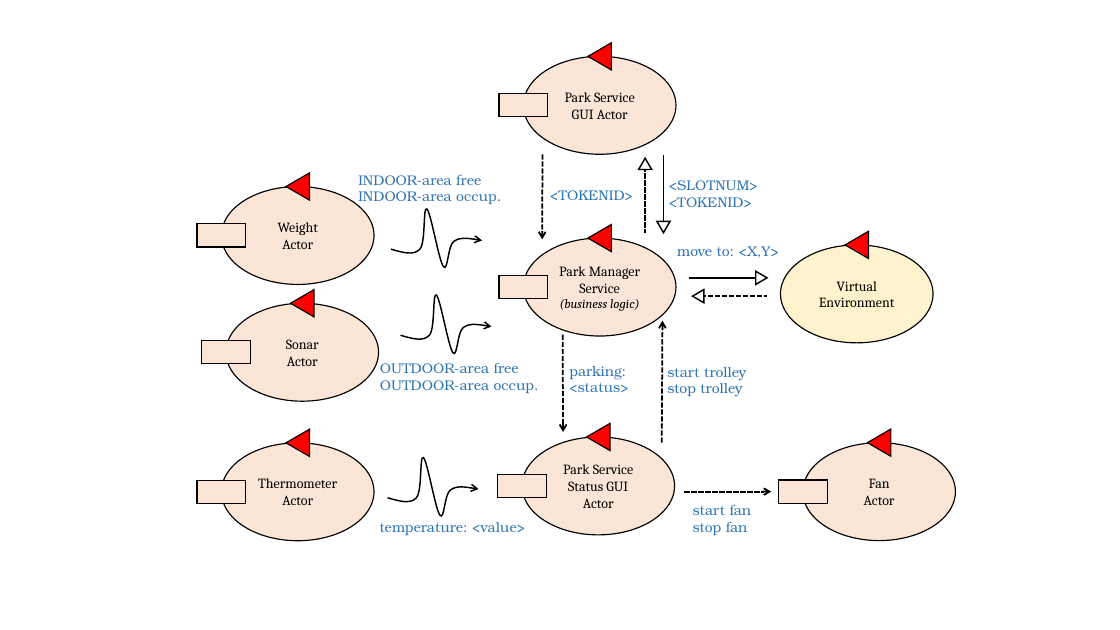
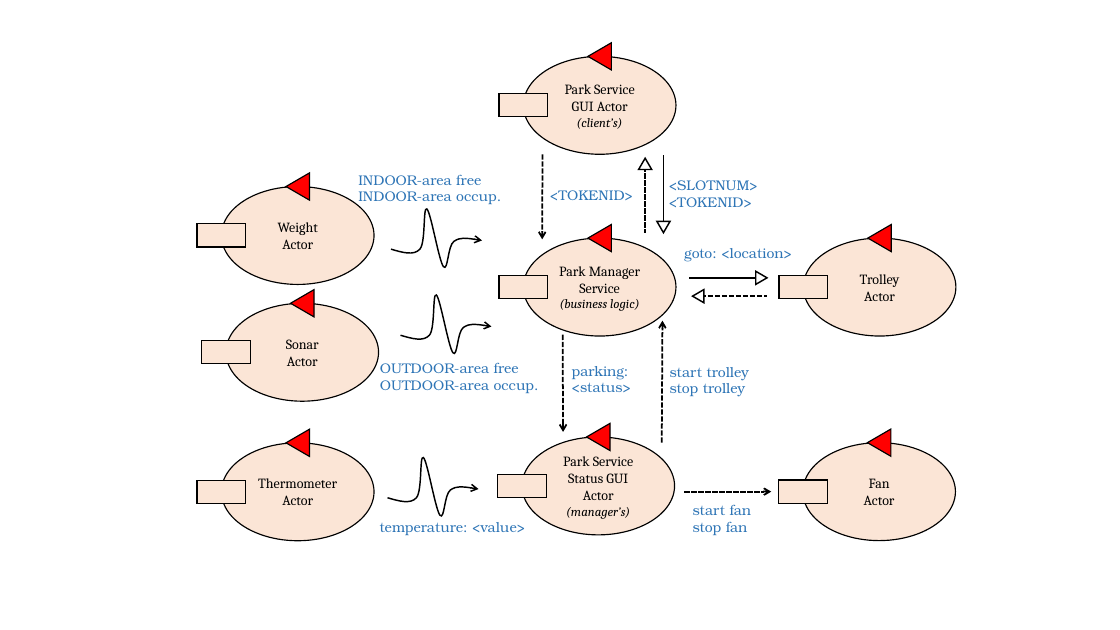
Before and after one commit to JackFantaz/FantazziniGiacomoIss, a slide deck: slide 6 of FinalTask/userDocs/img/final_task_schema.pptx. Drawn at 1120x630 pixels with LibreOffice and Linux fonts; fonts in the diff are those of the drawing. Boxes give left, top, right and bottom in pixels: in the first picture for what was removed or moved away, otherwise in the second. Text is boxed around its words. In the diff, an @@ line names an element or a change of style, - is before the commit and + after.

```diff
--- a/FinalTask/userDocs/img/final_task_schema.pptx
+++ b/FinalTask/userDocs/img/final_task_schema.pptx
@@ text in ellipse at box(577, 118, 623, 129): paragraph added @@
+(client’s)
@@ ellipse added at box(803, 238, 956, 336), fill #FBE5D6, outline #000000 1 pt, 12 pt, text #000000 @@
+Trolley
+Actor
@@ triangle: place and size @@
-triangle at box(845, 232, 869, 259)
+triangle at box(868, 224, 891, 251)
@@ text at box(684, 248, 792, 262): text changed @@
-move to: <X,Y>
+goto: <location>
@@ ellipse removed at box(781, 245, 933, 344) @@
-Virtual Environment
@@ rectangle added at box(779, 276, 828, 299), fill #FBE5D6, outline #000000 1 pt @@
@@ text in ellipse at box(566, 507, 630, 519): paragraph added @@
+(manager’s)
```
Also in this commit, not shown: 2 other slides changed, 7 other files.
